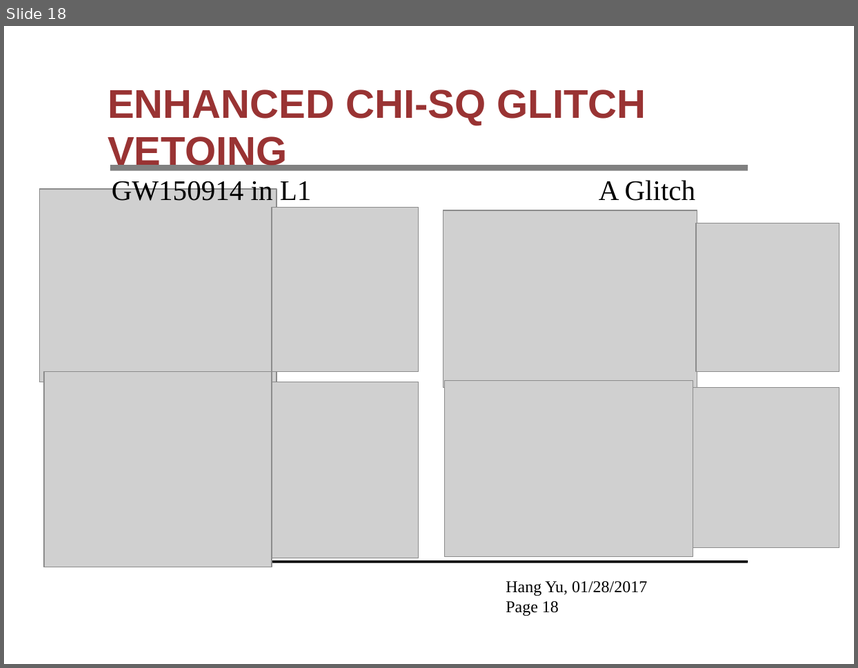
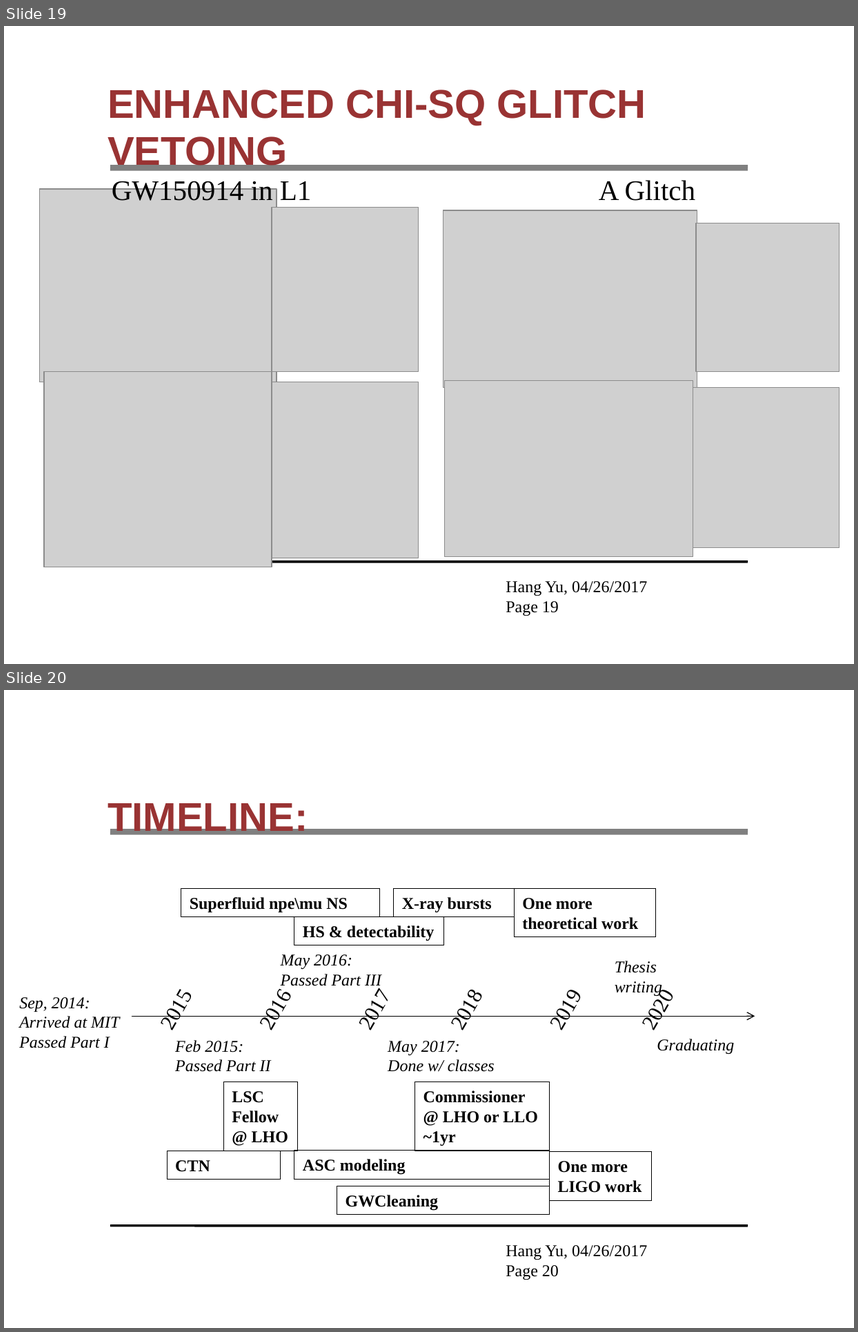
Before and after one commit to hangyu45/HangYuThesis, a slide deck: proposal/thesisproposal.pptx. Shown one above the other, each under a label of ours: slide 18 before the commit, slides 19 and 20 after it. The pictures are 858x668 and 858x1332 pixels, drawn with LibreOffice and Linux fonts; fonts in the diff are those of the drawing; grey boxes stand for pictures; background and template pictures are left out. Boxes give left, top, right and bottom in pixels: in the first picture for what was removed or moved away, otherwise in the second. Text is boxed around its words. In the diff, an @@ line names an element or a change of style, - is before the commit and + after.

Commit message:
updated thesis proposal

```diff
--- a/proposal/thesisproposal.pptx
+++ b/proposal/thesisproposal.pptx
@@ slide 20 added at <box>4,690,854,1328</box>, background #FFFFFF; not listed: 2 template elements that a slide beside it also shows @@
@@ title added at <box>107,803,308,835</box>, 34 pt, text #993333, bold @@
+TIMELINE:
@@ rectangle added at <box>181,888,379,916</box>, outline #000000 0.75 pt, 14 pt, text #000000, bold @@
+Superfluid npe\mu NS
@@ rectangle added at <box>393,888,514,917</box>, outline #000000 0.75 pt, 14 pt, text #000000, bold @@
+X-ray bursts
@@ rectangle added at <box>514,888,656,936</box>, outline #000000 0.75 pt, 14 pt, text #000000, bold @@
+One more
+theoretical work
@@ rectangle added at <box>294,917,444,946</box>, outline #000000 0.75 pt, 14 pt, text #000000, bold @@
+HS & detectability
@@ text added at <box>146,952,217,1043</box>, 18 pt, text #000000 @@
+2015
@@ text added at <box>245,952,317,1043</box>, 18 pt, text #000000 @@
+2016
@@ text added at <box>281,954,381,989</box>, 14 pt, text #000000, italic @@
+May 2016:
+Passed Part III
@@ text added at <box>344,952,415,1043</box>, 18 pt, text #000000 @@
+2017
@@ text added at <box>437,952,508,1043</box>, 18 pt, text #000000 @@
+2018
@@ text added at <box>535,952,607,1043</box>, 18 pt, text #000000 @@
+2019
@@ text added at <box>628,952,700,1043</box>, 18 pt, text #000000 @@
+2020
@@ text added at <box>615,960,662,996</box>, 14 pt, text #000000, italic @@
+Thesis writing
@@ text added at <box>19,997,119,1048</box>, 14 pt, text #000000, italic @@
+Sep, 2014:
+Arrived at MIT
+Passed Part I
@@ arrow added from (132, 1016) to (755, 1016), #000000 0.75 pt @@
@@ text added at <box>175,1040,271,1072</box>, 14 pt, text #000000, italic @@
+Feb 2015:
+Passed Part II
@@ text added at <box>388,1041,495,1072</box>, 14 pt, text #000000, italic @@
+May 2017:
+Done w/ classes
@@ text added at <box>657,1038,734,1054</box>, 14 pt, text #000000, italic @@
+Graduating
@@ rectangle added at <box>223,1082,297,1151</box>, outline #000000 0.75 pt, 14 pt, text #000000, bold @@
+LSC
+Fellow
+@ LHO
@@ rectangle added at <box>415,1082,549,1151</box>, outline #000000 0.75 pt, 14 pt, text #000000, bold @@
+Commissioner @ LHO or LLO ~1yr
@@ rectangle added at <box>168,1151,280,1179</box>, outline #000000 0.75 pt, 14 pt, text #000000, bold @@
+CTN
@@ rectangle added at <box>294,1150,550,1179</box>, outline #000000 0.75 pt, 14 pt, text #000000, bold @@
+ASC modeling
@@ rectangle added at <box>550,1152,652,1200</box>, outline #000000 0.75 pt, 14 pt, text #000000, bold @@
+One more
+LIGO work
@@ rectangle added at <box>337,1185,550,1214</box>, outline #000000 0.75 pt, 14 pt, text #000000, bold @@
+GWCleaning
@@ text added at <box>506,1245,647,1279</box>, 14 pt, text #000000 @@
+Hang Yu, 04/26/2017
+Page 20
@@ what was slide 18 is now slide 19 @@
@@ text at <box>506,581,647,615</box>: text changed @@
-Hang Yu, 01/28/2017
-Page 18
+Hang Yu, 04/26/2017
+Page 19
```
Also in this commit, not shown: 8 slides changed, 1 other slide added, 1 other file.
